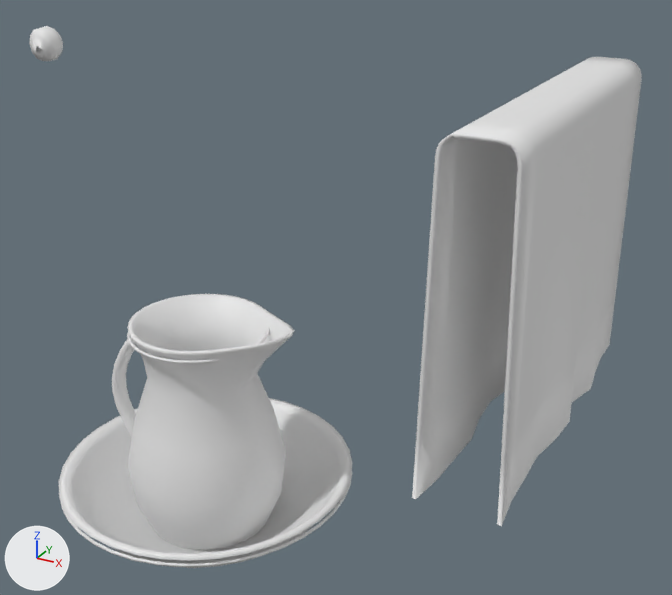
One commit to the glTF model assets/props/models/washset.glb: the scene before it, then after it.
Before and after are seen from a 50 mm camera at (0.666, -0.852, 0.811) aimed at (0.182, 0.028, 0.371). The axes (+X, +Y, +Z) are drawn at lower left. The lights are the same throughout. The first picture is the older version.

Before the edit, the objects in view are built like this:
```python
me_knob = bpy.data.meshes.new('Knob')
me_knob.from_pydata(...)  # 50 vertices, 96 faces; spans x -0.016..0.016, y -0.213..-0.191, z 0.662..0.694
me_pitcher = bpy.data.meshes.new('Pitcher')
me_pitcher.from_pydata(...)  # 628 vertices, 1248 faces; spans x -0.153..0.138, y -0.105..0.105, z 0.0..0.322
me_towel = bpy.data.meshes.new('Towel')
me_towel.from_pydata(...)  # 814 vertices, 1624 faces; spans x 0.383..0.477, y -0.2..0.2, z 0.302..0.642
ob_knob = bpy.data.objects.new('Knob', me_knob)
ob_knob.location = (0.0, 0.0, 0.0)
ob_pitcher = bpy.data.objects.new('Pitcher', me_pitcher)
ob_pitcher.location = (0.0, 0.0, 0.0)
ob_towel = bpy.data.objects.new('Towel', me_towel)
ob_towel.location = (0.0, 0.0, 0.0)
# also in view: 'BasinBand' at (0.0, 0.0, 0.086); 'Basin' at (0.0, 0.0, 0.049)
```
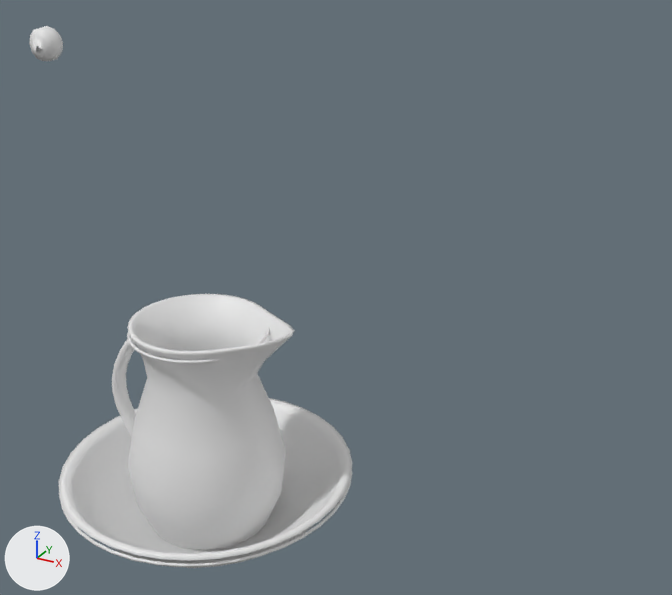
Location of each change, (x1, y1, x2, y2) in pixels of the pictures (672 x 595 px):
'Towel', deleted: before (412, 57, 642, 526)

The edits, one by one:
Object 'Towel' (ob_towel) is deleted.
